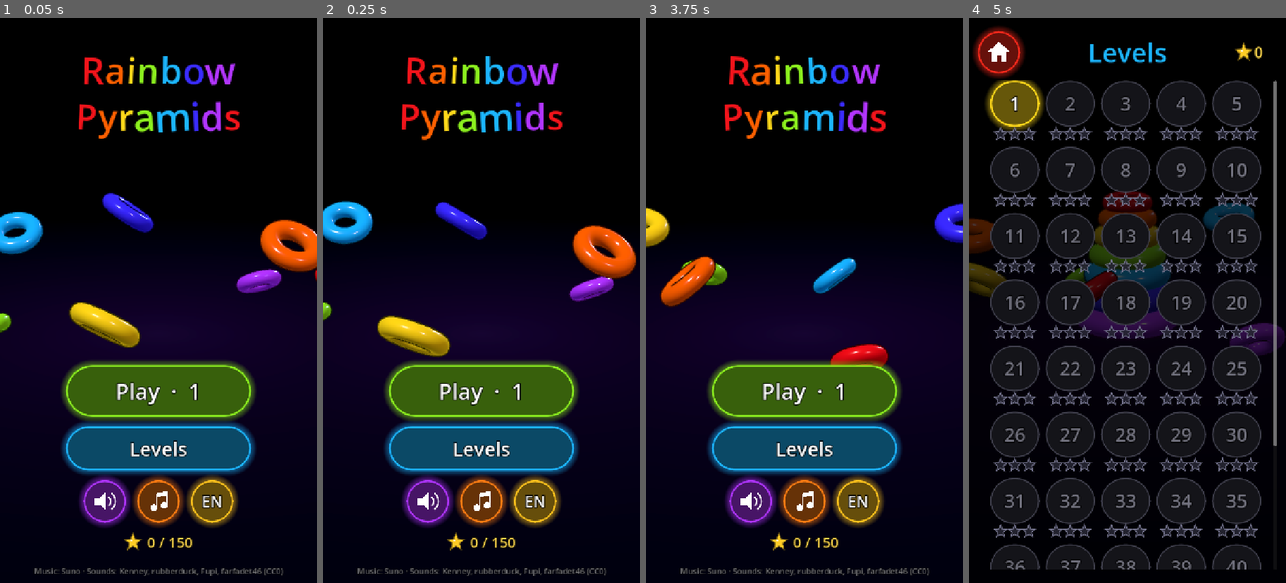
Above: before the commit, frames 1-4 (left to right).
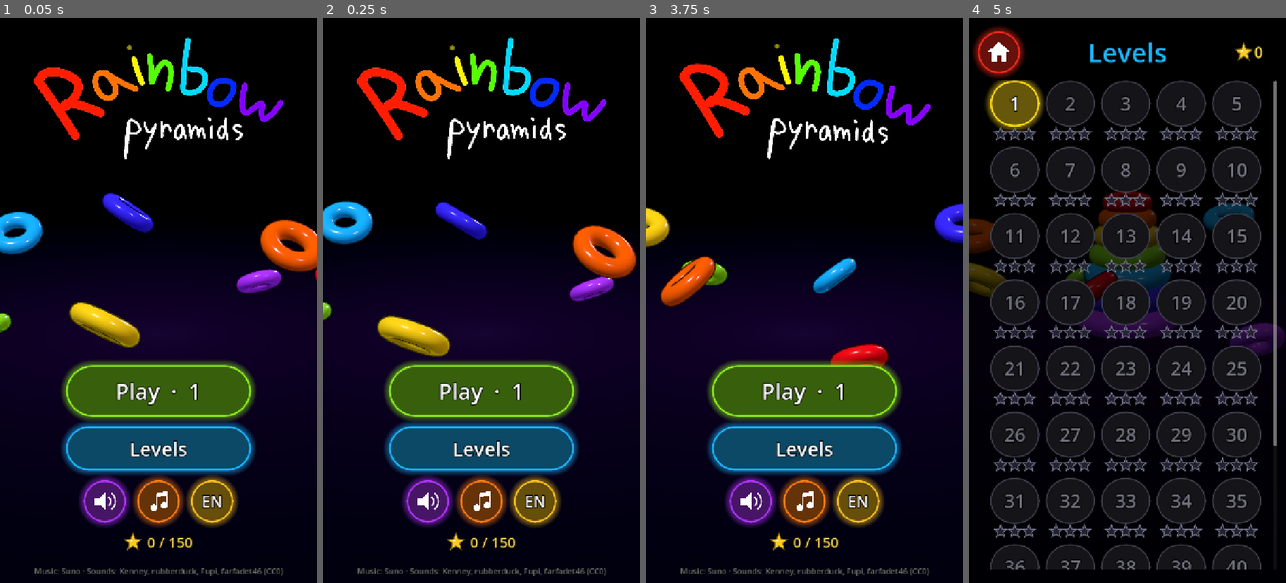
Above: after the commit, the same moments.

Repository: msveshnikov/rainbow-pyramids
Game: Godot game, scene res://scenes/main.tscn
The game is run twice, just before and just after one commit, with the same random seed, the same clock (stepped at 60 frames per second) and the same inputs.
Inputs (mouse positions are in pixels of both pictures, inside the frame that each line leads up to):
- Up to frame 1 (0.05 s): no input
- Up to frame 2 (0.25 s): no input
- Up to frame 3 (3.75 s): click "Play · 1" at 0.5 s; click (674, 46) at 1.25 s; click "Play · 1" at 2 s; click (953, 46) at 2.75 s; click (674, 51) at 3.5 s
- Up to frame 4 (5 s): click "Levels" at 4.25 s

The runs differ from the first frame. In frame 1, 4.7% of the frame differs, in the area x 10-90%, y 3-25%; in frame 2, 4.6%; in frame 3, 4.7%; in frame 4, nothing differs.

Commit message:
Start screen: the 'Rainbow pyramids' logo painted by my daughter
The hand-painted logo (cut out of its black background) replaces the text
title; it pops in, floats gently and jiggles with a pop when tapped. Russian
UI keeps a small «Радужные пирамидки» caption under it. Store feature
graphics and screenshots re-rendered with the logo. Version 1.0.3 (code 4).

Co-Authored-By: Claude Opus 5.5 <noreply@anthropic.com>

Diff:
--- a/scripts/main.gd
+++ b/scripts/main.gd
@@ -185,25 +185,31 @@
 	board.build_showcase()
 	_fit_for_state()
 	var s := _new_screen()
-	# rainbow title, letters bob in a wave
-	var vb := VBoxContainer.new()
-	vb.add_theme_constant_override("separation", -10)
-	vb.mouse_filter = Control.MOUSE_FILTER_IGNORE
-	for w in [Game.t("title1"), Game.t("title2")]:
-		var hb := HBoxContainer.new()
-		hb.alignment = BoxContainer.ALIGNMENT_CENTER
-		hb.add_theme_constant_override("separation", 0)
-		hb.mouse_filter = Control.MOUSE_FILTER_IGNORE
-		var k := 0
-		for ch in w:
-			var l := UiKit.label(ch, 84 if w.length() <= 9 else 76, UiKit.rainbow(k), 16)
-			hb.add_child(l)
-			l.set_meta("wave", k + (0 if w == Game.t("title1") else 3))
-			k += 1
-		vb.add_child(hb)
-	s.add_child(vb)
-	_place(vb, Control.PRESET_CENTER_TOP, 60)
-	vb.set_meta("title", true)
+	# the logo my daughter painted ("Rainbow pyramids"), floating gently; tap it for a jiggle
+	var vs := get_viewport().get_visible_rect().size
+	var tex: Texture2D = load("res://assets/ui/logo.png")
+	var aspect := float(tex.get_width()) / tex.get_height()
+	var lw := minf(vs.x * 0.88, vs.y * 0.235 * aspect)
+	var head := VBoxContainer.new()
+	head.add_theme_constant_override("separation", -6)
+	head.mouse_filter = Control.MOUSE_FILTER_IGNORE
+	var logo := TextureRect.new()
+	logo.texture = tex
+	logo.expand_mode = TextureRect.EXPAND_IGNORE_SIZE
+	logo.stretch_mode = TextureRect.STRETCH_KEEP_ASPECT_CENTERED
+	logo.custom_minimum_size = Vector2(lw, lw / aspect)
+	logo.mouse_filter = Control.MOUSE_FILTER_STOP
+	logo.set_meta("logo", true)
+	logo.gui_input.connect(func(e: InputEvent):
+		if e is InputEventMouseButton and e.pressed:
+			Sfx.play("pop", randf_range(0.9, 1.3))
+			logo.set_meta("jiggle", 1.0))
+	head.add_child(logo)
+	if Game.save.lang == "ru":
+		head.add_child(UiKit.label(Game.t("title1") + " " + Game.t("title2"), 34, Color(1, 1, 1, 0.85), 8))
+	s.add_child(head)
+	_place(head, Control.PRESET_CENTER_TOP, int(vs.y * 0.025))
+	UiKit.pop_in(logo, 0.1, 0.7)
 	# buttons
 	var bx := VBoxContainer.new()
 	bx.add_theme_constant_override("separation", 22)
@@ -661,7 +667,18 @@
 
 func _wave(n: Node, tt: float) -> void:
 	for c in n.get_children():
-		if c is Label and c.has_meta("wave"):
+		if c is TextureRect and c.has_meta("logo"):
+			var j: float = c.get_meta("jiggle", 0.0)
+			if j > 0.0:
+				j = maxf(0.0, j - get_process_delta_time() * 1.6)
+				c.set_meta("jiggle", j)
+			c.pivot_offset = c.size * 0.5
+			c.rotation = sin(tt * 1.3) * 0.025 + sin(tt * 24.0) * 0.08 * j
+			if c.get_meta("popped", false):
+				c.scale = Vector2.ONE * (1.0 + 0.025 * sin(tt * 2.1) + 0.12 * j)
+			elif c.scale.x >= 0.999:
+				c.set_meta("popped", true)
+		elif c is Label and c.has_meta("wave"):
 			var k: int = c.get_meta("wave")
 			c.pivot_offset = c.size * 0.5
 			c.rotation = sin(tt * 2.2 + k * 0.6) * 0.06
Binary file added: assets/ui/logo.png
Not shown, added: assets/ui/logo.png.import
Binary file added: concept/logo_by_daughter.jpg
Not shown, changed: export_presets.cfg
Binary file added: renders/logo_preview.png
Binary file changed: renders/play/en_1_title.png
Binary file changed: renders/play/en_2_board.png
Binary file changed: renders/play/en_3_pyramid.png
Binary file changed: renders/play/en_4_hint.png
Binary file changed: renders/play/en_6_win.png
Binary file changed: renders/play/en_7_levels.png
Binary file changed: renders/play/feature_1024x500.png
(and 8 more such lines)
